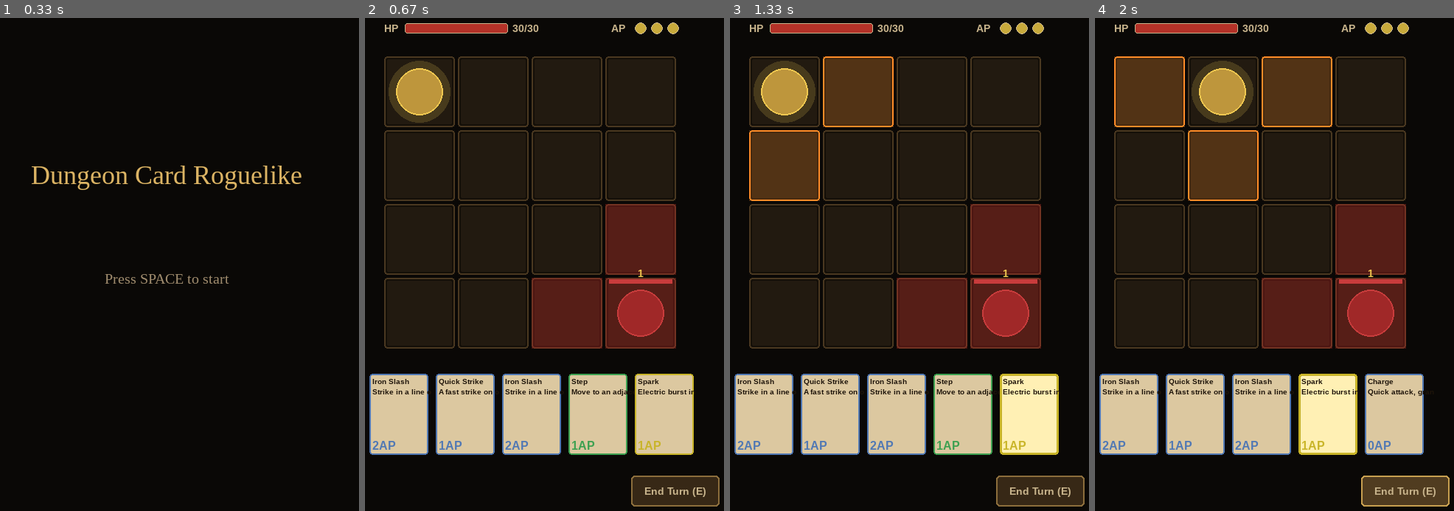
Above: before the commit, frames 1-4 (left to right).
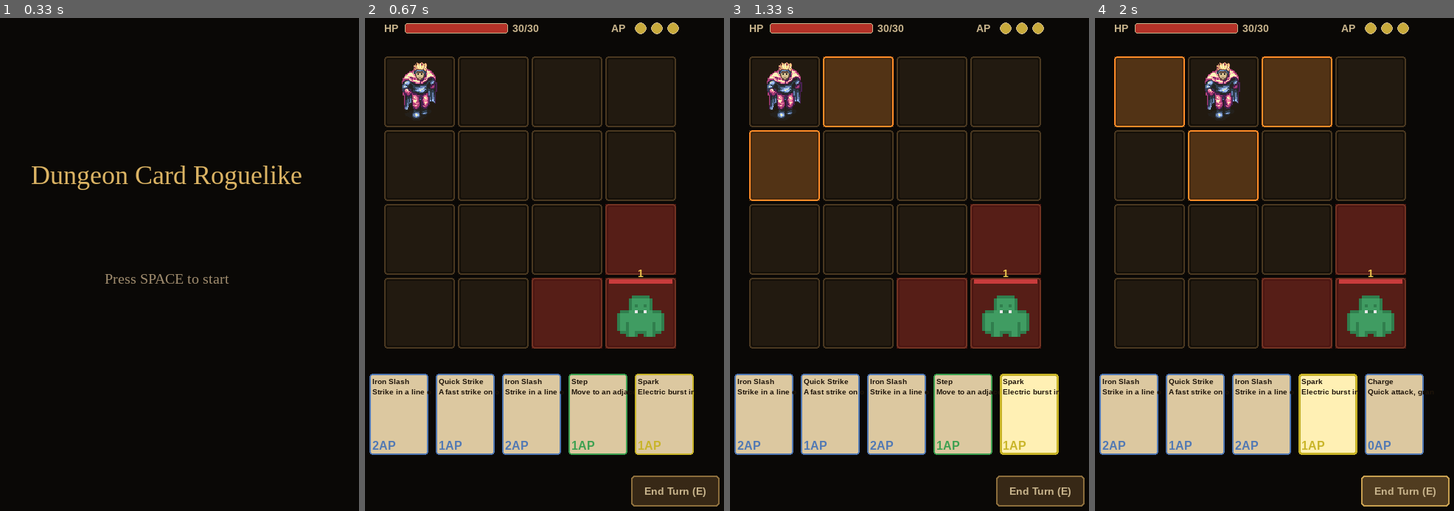
Above: after the commit, the same moments.

Repository: ParanyuLion/pygame-cardgame
Game: pygame game, started from main.py
The game is run twice, just before and just after one commit, with the same random seed, the same clock (stepped at 60 frames per second) and the same inputs.
Inputs (mouse positions are in pixels of both pictures, inside the frame that each line leads up to):
- Up to frame 1 (0.33 s): no input
- Up to frame 2 (0.67 s): tap Space at 0.33 s
- Up to frame 3 (1.33 s): press the mouse at (1038, 491) at 0.7 s; move the mouse to (1042, 471) at 0.8 s; release the mouse at (1049, 451) at 0.93 s; press the mouse at (1038, 491) at 1.03 s; move the mouse to (974, 294) at 1.13 s; release the mouse at (905, 96) at 1.27 s
- Up to frame 4 (2 s): hold Right 1.33-1.8 s; click "End Turn (E)" at 1.88 s

Frame 1 is identical in both runs. In frame 2, 2.8% of the frame differs, in the area x 6-84%, y 8-65%; in frame 3, 2.8%; in frame 4, 2.8%.

Commit message:
feat: add enemy and player sprites, implement move distance for cards and update rendering logic

Diff:
--- a/src/domain/entities/card.py
+++ b/src/domain/entities/card.py
@@ -25,6 +25,7 @@
     damage: int
     grants_ap: int = 0
     draw_after_play: int = 0
+    move_distance: int = 1
     status_effect: str | None = None
     description: str = ""
 
--- a/src/domain/services/fusion_engine.py
+++ b/src/domain/services/fusion_engine.py
@@ -15,6 +15,7 @@
             if len(card_a.pattern.offsets) >= len(card_b.pattern.offsets)
             else card_b.pattern
         )
+        both_move = card_a.is_move_card() and card_b.is_move_card()
         return Card(
             id=f"fused_{card_a.id}_{card_b.id}",
             name=f"{card_a.name}+{card_b.name}",
@@ -24,5 +25,5 @@
             pattern=pattern,
             grants_ap=card_a.grants_ap + card_b.grants_ap,
             draw_after_play=card_a.draw_after_play + card_b.draw_after_play,
-            # status_effect and description: Phase 4 will define merge rules
+            move_distance=card_a.move_distance + card_b.move_distance if both_move else 1,
         )
--- a/src/presentation/renderers/enemy_renderer.py
+++ b/src/presentation/renderers/enemy_renderer.py
@@ -1,7 +1,11 @@
 from __future__ import annotations
+import os
 import pygame
 from src.domain.entities.enemy import Enemy
 from src.presentation.renderers.grid_renderer import GridRenderer, TILE_SIZE
+
+_SPRITE_SIZE = TILE_SIZE - 16  # 80px
+_SPRITE_PATH = os.path.join("assets", "sprites", "enemy.png")
 
 COLOR_ENEMY = (160, 40, 40)
 COLOR_ENEMY_BORDER = (200, 60, 60)
@@ -14,10 +18,21 @@
     def __init__(self, grid_renderer: GridRenderer) -> None:
         self._grid = grid_renderer
         self._font: pygame.font.Font | None = None
+        self._sprite: pygame.Surface | None = None
+
+    def _load_sprite(self) -> None:
+        if os.path.exists(_SPRITE_PATH):
+            try:
+                raw = pygame.image.load(_SPRITE_PATH).convert_alpha()
+            except pygame.error:
+                raw = pygame.image.load(_SPRITE_PATH)
+            self._sprite = pygame.transform.scale(raw, (_SPRITE_SIZE, _SPRITE_SIZE))
 
     def render(self, surface: pygame.Surface, enemies: list[Enemy]) -> None:
         if self._font is None:
             self._font = pygame.font.SysFont("Arial", 14, bold=True)
+        if self._sprite is None:
+            self._load_sprite()
         alive = sorted([e for e in enemies if e.is_alive()], key=lambda e: e.hp)
         for order, enemy in enumerate(alive, start=1):
             self._render_enemy(surface, enemy, order)
@@ -26,15 +41,21 @@
         self, surface: pygame.Surface, enemy: Enemy, order: int
     ) -> None:
         cx, cy = self._grid.tile_center(enemy.position)
-        radius = TILE_SIZE // 3
 
-        pygame.draw.circle(surface, COLOR_ENEMY, (cx, cy), radius)
-        pygame.draw.circle(surface, COLOR_ENEMY_BORDER, (cx, cy), radius, 2)
+        if self._sprite is not None:
+            half = _SPRITE_SIZE // 2
+            surface.blit(self._sprite, (cx - half, cy - half))
+            hp_offset = half + 6
+        else:
+            radius = TILE_SIZE // 3
+            pygame.draw.circle(surface, COLOR_ENEMY, (cx, cy), radius)
+            pygame.draw.circle(surface, COLOR_ENEMY_BORDER, (cx, cy), radius, 2)
+            hp_offset = radius + 14
 
         bar_w = TILE_SIZE - 10
         bar_h = 6
         bar_x = cx - bar_w // 2
-        bar_y = cy - radius - 14
+        bar_y = cy - hp_offset
         pygame.draw.rect(surface, COLOR_HP_BG, (bar_x, bar_y, bar_w, bar_h))
         fill_w = int(bar_w * enemy.hp / enemy.max_hp) if enemy.max_hp > 0 else 0
         if fill_w > 0:
--- a/src/presentation/renderers/entity_renderer.py
+++ b/src/presentation/renderers/entity_renderer.py
@@ -1,19 +1,30 @@
 from __future__ import annotations
+import os
 import pygame
 from src.domain.entities.player import Player
 from src.presentation.renderers.grid_renderer import GridRenderer, TILE_SIZE
 
 LERP_SPEED = 10.0
+_SPRITE_SIZE = TILE_SIZE - 16  # 80px — leaves 8px padding each side
+_SPRITE_PATH = os.path.join("assets", "sprites", "player.png")
 
-COLOR_PLAYER = (190, 150, 60)
-COLOR_PLAYER_BORDER = (240, 200, 80)
 COLOR_PLAYER_GLOW = (220, 190, 80, 50)
+
 
 class EntityRenderer:
     def __init__(self, grid_renderer: GridRenderer) -> None:
         self._grid = grid_renderer
         self._display_x: float | None = None
         self._display_y: float | None = None
+        self._sprite: pygame.Surface | None = None
+
+    def _load_sprite(self) -> None:
+        if os.path.exists(_SPRITE_PATH):
+            try:
+                raw = pygame.image.load(_SPRITE_PATH).convert_alpha()
+            except pygame.error:
+                raw = pygame.image.load(_SPRITE_PATH)
+            self._sprite = pygame.transform.scale(raw, (_SPRITE_SIZE, _SPRITE_SIZE))
 
     def update(self, dt: float, player: Player) -> None:
         tx, ty = self._grid.tile_center(player.position)
@@ -26,12 +37,19 @@
     def render(self, surface: pygame.Surface, player: Player) -> None:
         if self._display_x is None:
             return
+        if self._sprite is None:
+            self._load_sprite()
+
         cx, cy = int(self._display_x), int(self._display_y)
-        radius = TILE_SIZE // 3
 
-        glow = pygame.Surface((radius * 4, radius * 4), pygame.SRCALPHA)
-        pygame.draw.circle(glow, COLOR_PLAYER_GLOW, (radius * 2, radius * 2), radius + 10)
-        surface.blit(glow, (cx - radius * 2, cy - radius * 2))
-
-        pygame.draw.circle(surface, COLOR_PLAYER, (cx, cy), radius)
-        pygame.draw.circle(surface, COLOR_PLAYER_BORDER, (cx, cy), radius, 2)
+        if self._sprite is not None:
+            half = _SPRITE_SIZE // 2
+            surface.blit(self._sprite, (cx - half, cy - half))
+        else:
+            # Fallback: colored circle
+            radius = TILE_SIZE // 3
+            glow = pygame.Surface((radius * 4, radius * 4), pygame.SRCALPHA)
+            pygame.draw.circle(glow, COLOR_PLAYER_GLOW, (radius * 2, radius * 2), radius + 10)
+            surface.blit(glow, (cx - radius * 2, cy - radius * 2))
+            pygame.draw.circle(surface, (190, 150, 60), (cx, cy), radius)
+            pygame.draw.circle(surface, (240, 200, 80), (cx, cy), radius, 2)
--- a/src/presentation/renderers/hand_renderer.py
+++ b/src/presentation/renderers/hand_renderer.py
@@ -48,8 +48,12 @@
         return pygame.Rect(x, HAND_Y, CARD_W, CARD_H)
 
     def card_at_point(self, point: tuple[int, int], hand: list[Card]) -> Card | None:
+        px, py = point
+        half_gap = CARD_GAP // 2
         for i, card in enumerate(hand):
-            if self.card_rect(i, len(hand)).collidepoint(point):
+            r = self.card_rect(i, len(hand))
+            if (r.left - half_gap <= px <= r.right + half_gap
+                    and r.top <= py <= r.bottom):
                 return card
         return None
 
--- a/src/presentation/scenes/battle_scene.py
+++ b/src/presentation/scenes/battle_scene.py
@@ -74,9 +74,10 @@
         if card is None:
             return
         p = state.player.position
+        max_dist = card.move_distance if card.is_move_card() else 1
         highlights = [
             pos for pos in state.grid.tiles
-            if abs(pos.col - p.col) + abs(pos.row - p.row) == 1
+            if 1 <= abs(pos.col - p.col) + abs(pos.row - p.row) <= max_dist
             and (not card.is_move_card() or state.grid.is_passable(pos))
         ]
         self._grid_renderer.render_highlights(surface, highlights, card.is_move_card())
--- a/src/use_cases/play_card.py
+++ b/src/use_cases/play_card.py
@@ -22,7 +22,8 @@
 
         if target_pos is not None:
             p = state.player.position
-            if abs(target_pos.col - p.col) + abs(target_pos.row - p.row) > 1:
+            max_range = card.move_distance if card.is_move_card() else 1
+            if abs(target_pos.col - p.col) + abs(target_pos.row - p.row) > max_range:
                 raise ValueError("Target out of range")
 
         if card.is_move_card():
--- a/tests/use_cases/test_play_card.py
+++ b/tests/use_cases/test_play_card.py
@@ -220,3 +220,36 @@
     use_case, _, _ = _make_use_case(state)
     with pytest.raises(ValueError):
         use_case.execute("step_1")
+
+
+def _double_step_card(id: str) -> Card:
+    return Card(id=id, name="Step+Step", tags=[CardTag("Move")], ap_cost=1,
+                pattern=AttackPattern.single(), damage=0, move_distance=2)
+
+
+def test_double_step_card_can_reach_distance_2():
+    card = _double_step_card("step_step_1")
+    state = _make_state([card])
+    dest = Position(1, 3)  # 2 tiles away from player at (1,1)
+    use_case, _, _ = _make_use_case(state)
+    use_case.execute("step_step_1", dest)
+    assert state.player.position == dest
+    assert state.grid.get_entity_position("player") == dest
+
+
+def test_double_step_card_can_also_reach_distance_1():
+    card = _double_step_card("step_step_1")
+    state = _make_state([card])
+    dest = Position(1, 2)  # 1 tile away — still valid
+    use_case, _, _ = _make_use_case(state)
+    use_case.execute("step_step_1", dest)
+    assert state.player.position == dest
+
+
+def test_single_step_card_cannot_reach_distance_2():
+    card = _step_card("step_1")
+    state = _make_state([card])
+    use_case, _, _ = _make_use_case(state)
+    with pytest.raises(ValueError, match="out of range"):
+        use_case.execute("step_1", Position(1, 3))  # 2 tiles away
+    assert state.player.ap == 3  # AP not spent
Binary file added: assets/sprites/enemy.png
Binary file added: assets/sprites/player.png
